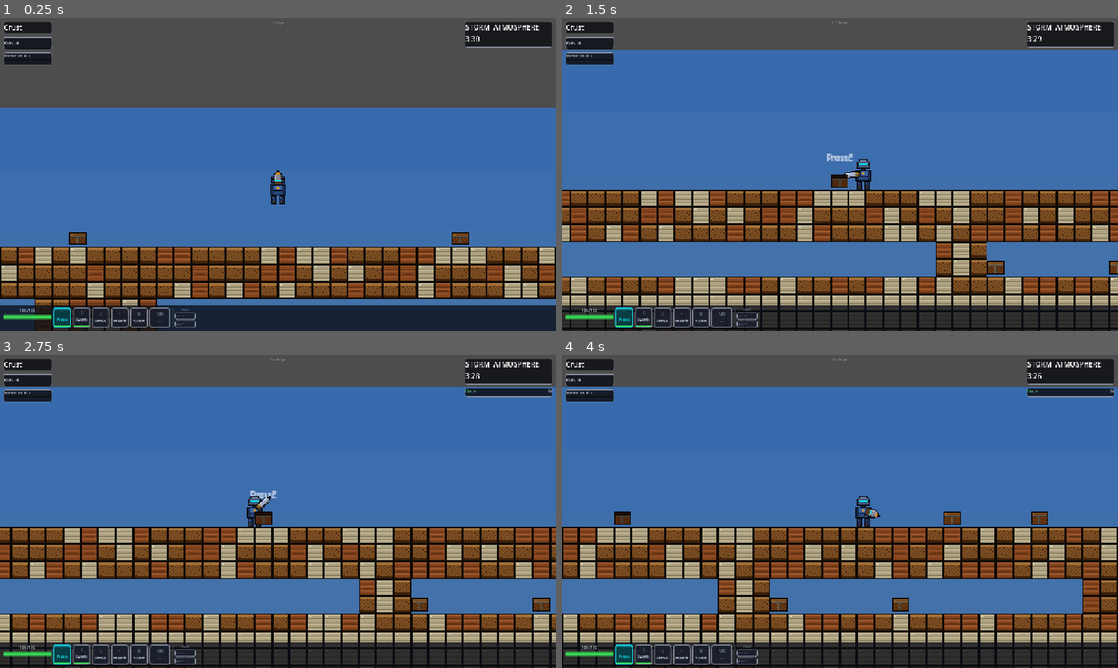
Above: before the commit, frames 1-4 (two rows, left to right).
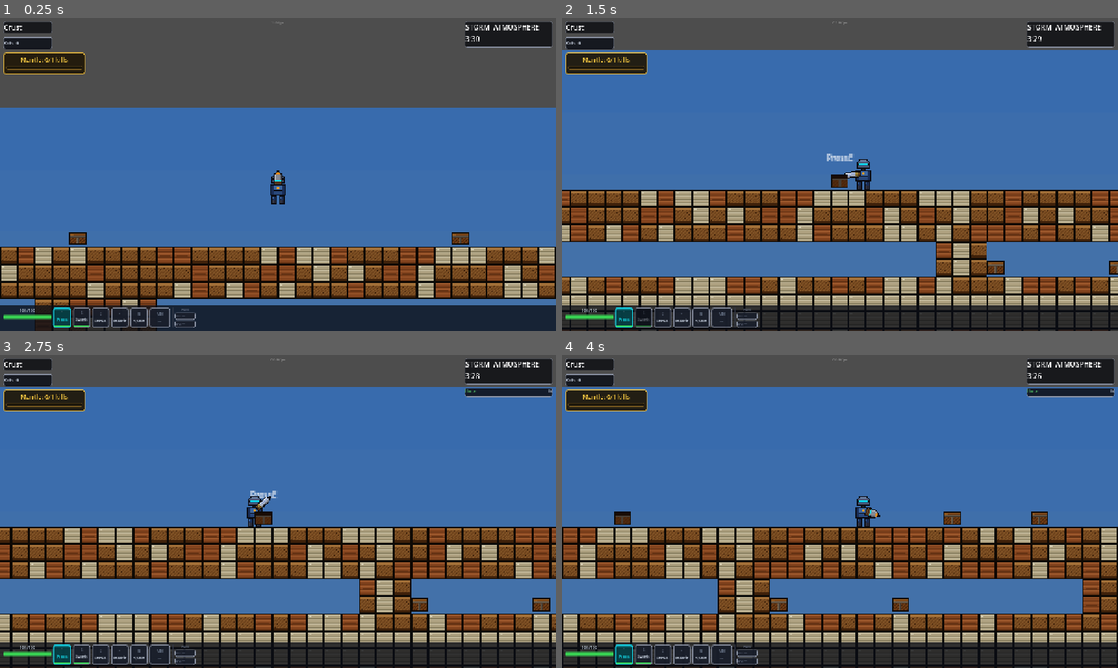
Above: after the commit, the same moments.

Repository: aeridgedev/Faultline-Repository
Game: Godot game, scene res://src/core/Main.tscn
Same seed, same stepped clock (60 frames per second), same inputs: the game is played once before the commit and once after it.
Inputs (mouse positions are in pixels of both pictures, inside the frame that each line leads up to):
- Up to frame 1 (0.25 s): no input
- Up to frame 2 (1.5 s): tap Enter at 0.5 s; move the mouse to (962, 158) at 0.52 s; press the mouse at (962, 158) at 0.53 s; hold D (move_right) from 0.53 s (still down); right-click (962, 158) at 0.6 s; tap E at 1.25 s; move the mouse to (728, 190) at 1.27 s; release the mouse at (728, 190) at 1.28 s; click (728, 190) at 1.35 s
- Up to frame 3 (2.75 s): right-click (166, 527) at 1.55 s; move the mouse to (333, 442) at 2.02 s; release D (move_right) at 2.03 s; press the mouse at (333, 442) at 2.03 s; hold A (move_left) from 2.03 s (still down); right-click (333, 442) at 2.1 s
- Up to frame 4 (4 s): tap E at 2.75 s; move the mouse to (812, 574) at 2.77 s; release A (move_left) at 2.78 s; release the mouse at (812, 574) at 2.78 s; hold D (move_right) from 2.78 s (still down); click (812, 574) at 2.85 s; right-click (812, 574) at 3.05 s; move the mouse to (1006, 558) at 3.52 s; hold Shift (sprint) from 3.53 s (still down); click (1006, 558) at 3.8 s

The runs differ from the first frame. In frame 1, 0.8% of the frame differs, in the area x 0-16%, y 10-18%; in frame 2, 0.9%, in the area x 0-16%, y 10-99%; in frame 3, 0.8%; in frame 4, 0.8%.

Commit message:
feat: implement melee combat system with hitbox-based swings and HUD cooldown indicators, and add single-block step-up movement logic.

Diff:
--- a/src/player/PlayerController.gd
+++ b/src/player/PlayerController.gd
@@ -24,7 +24,17 @@
 var _dig_target: Vector2i = Vector2i(-1, -1)
 var _dig_timer: float = 0.0
 var _dig_duration: float = 0.0  # total time for the current dig (for progress display)
-var _attack_timer: float = 0.0  # counts down while swing is active
+var _attack_timer: float = 0.0  # counts down while the swing is on cooldown
+var _attack_duration: float = 0.0  # full cooldown of the current swing (HUD ratio)
+
+# Melee hitbox: a persistent Area2D child enabled briefly at the start of each
+# swing. Bodies overlapping while it is live take the weapon's damage (once each).
+var _attack_hitbox: Area2D = null
+var _attack_collision: CollisionShape2D = null
+var _attack_shape: RectangleShape2D = null
+var _hitbox_active_timer: float = 0.0   # how long the hitbox stays live this swing
+var _swing_hit_bodies: Array = []       # bodies already damaged this swing
+var _swing_consumed: bool = false       # durability spent once per connecting swing
 
 var _dig_highlight: Node2D = null   # world-space drill target indicator
 var _dig_fill: Sprite2D = null      # fills up as the tile is mined
@@ -67,6 +77,7 @@
 	_build_held_visual()
 	_build_notify_label()
 	_build_resonance_overlay()
+	_build_attack_hitbox()
 	var dt := get_node_or_null("DescentTracker") as DescentTracker
 	if dt != null:
 		dt.descent_blocked.connect(_on_descent_blocked)
@@ -526,6 +537,10 @@
 		if _notify_timer <= 0.0:
 			_notify_label.visible = false
 
+	# Advance swing cooldown / hitbox here so they keep ticking regardless of which
+	# tool is in hand or whether the inventory panel is open.
+	_tick_attack_hitbox(delta)
+
 	_apply_gravity(delta)
 
 	if _inv_open:
@@ -539,6 +554,7 @@
 	_handle_item_use(delta)
 	_update_held_visual()
 	move_and_slide()
+	_try_step_up()
 	_wrap_horizontal()
 	_stream_terrain()
 
@@ -546,6 +562,44 @@
 func _apply_gravity(delta: float) -> void:
 	if not is_on_floor():
 		velocity.y += _gravity * delta
+
+
+# Single-block step-up: when the player walks horizontally into a ledge exactly
+# one tile high, lift the body onto it instead of being stopped flat. This is a
+# standard platformer step (no jump, no extra height) and only runs while grounded.
+#
+# It is purely LOCAL navigation over dug terrain: it only ever nudges the player
+# UP by a single tile and never touches the descend-only layer gate. DescentTracker
+# runs after this (child processes after parent) and still clamps any attempt to
+# cross a layer boundary, so re-entering upper layers remains fully blocked.
+func _try_step_up() -> void:
+	# Only step while standing on the ground and actually pressed against a wall.
+	if not is_on_floor() or not is_on_wall():
+		return
+	var direction := Input.get_axis("move_left", "move_right")
+	if direction == 0.0:
+		return
+
+	var step := float(Constants.TILE_SIZE)
+	var forward := Vector2(signf(direction) * step, 0.0)
+	var up := Vector2(0.0, -step)
+	var from := global_transform
+
+	# Must be genuinely blocked moving forward at foot level (a real ledge ahead).
+	if not test_move(from, forward):
+		return
+	# Need a full tile of headroom to rise; abort if a ceiling is in the way.
+	if test_move(from, up):
+		return
+	# After rising one tile the path forward must be clear. If it is still blocked
+	# the obstacle is taller than one tile, so this is NOT a single-block step —
+	# leave the player blocked rather than climbing it.
+	if test_move(from.translated(up), forward):
+		return
+
+	# Clear single-tile ledge: lift exactly one tile onto it. Existing horizontal
+	# velocity carries the body across and floor snapping settles it on the surface.
+	global_position.y -= step
 
 
 func _handle_movement(delta: float) -> void:
@@ -681,57 +735,123 @@
 		_handle_drill(delta)
 
 
-func _handle_sword(delta: float) -> void:
+func _handle_sword(_delta: float) -> void:
+	# The cooldown is advanced centrally in _tick_attack_hitbox so it keeps
+	# counting even if the player switches tools mid-swing. Here we only gate
+	# new swings: blocked while still on cooldown.
 	if _attack_timer > 0.0:
-		_attack_timer -= delta
-		return
-	if Input.is_action_just_pressed("drill"):  # left-click swings the equipped sword
+		return
+	if Input.is_action_just_pressed("drill"):  # left-click swings the equipped weapon
 		_try_attack()
 
 
 func _try_attack() -> void:
 	if _equipped_weapon == null or _equipped_weapon.is_broken:
 		return
-	# Swing duration = 1 / swing_speed; falls back to 0.5s while TBD.
+	# Swing cooldown = 1 / swing_speed; falls back to 0.5s while swing_speed is TBD.
 	var swing_spd: Variant = _equipped_weapon.swing_speed
 	_attack_timer = (1.0 / float(swing_spd)) if swing_spd != null else 0.5
 	# Haste relic reduces the cooldown between swings (mult > 1 = faster).
 	if _relic_manager != null:
 		_attack_timer /= _relic_manager.attack_speed_mult()
-
-	# Raycast toward mouse to find the nearest hittable PlayerStats in range.
-	var attack_dir := (get_global_mouse_position() - global_position).normalized()
+	_attack_duration = _attack_timer
+	_activate_attack_hitbox()
+
+
+# Persistent melee hitbox: an Area2D child positioned in front of the player and
+# enabled only at the start of a swing. collision_mask bit 1 covers player bodies
+# and the test dummy (terrain is filtered out by the PlayerStats lookup).
+func _build_attack_hitbox() -> void:
+	_attack_hitbox = Area2D.new()
+	_attack_hitbox.collision_layer = 0   # the hitbox itself is not detectable
+	_attack_hitbox.collision_mask = 1    # detect bodies on layer bit 1 (players + dummy)
+	_attack_hitbox.monitoring = false
+	_attack_hitbox.monitorable = false
+	add_child(_attack_hitbox)
+
+	_attack_shape = RectangleShape2D.new()
+	_attack_shape.size = Vector2(float(Constants.TILE_SIZE) * 3.0, float(Constants.TILE_SIZE) * 2.0)
+	_attack_collision = CollisionShape2D.new()
+	_attack_collision.shape = _attack_shape
+	_attack_collision.disabled = true
+	_attack_hitbox.add_child(_attack_collision)
+
+
+# Places and enables the hitbox for a short active window aimed at the cursor.
+# The rectangle spans from the player outward to the weapon's reach.
+func _activate_attack_hitbox() -> void:
+	if _attack_hitbox == null:
+		return
+	var aim := get_global_mouse_position() - global_position
+	if aim.length_squared() < 0.0001:
+		aim = Vector2.RIGHT
+	aim = aim.normalized()
 	var reach: Variant = _equipped_weapon.attack_range
 	var reach_px := float(reach) if reach != null else float(Constants.TILE_SIZE * 3)
 
-	var space := get_world_2d().direct_space_state
-	var query := PhysicsRayQueryParameters2D.create(
-			global_position,
-			global_position + attack_dir * reach_px,
-			0xFFFFFFFF,
-			[get_rid()]
-	)
-	var result := space.intersect_ray(query)
-	if result.is_empty():
-		return
-	var target_body = result.get("collider")
-	if target_body == null:
-		return
-	var target_stats: PlayerStats = target_body.get_node_or_null("PlayerStats")
-	if target_stats == null or target_stats == stats:
-		return
-
-	var dmg: Variant = _equipped_weapon.damage
-	if dmg == null:
-		return  # TBD: no base damage value yet
-	var total_dmg := float(dmg)
-	# Strength relic multiplies outgoing damage.
-	if _relic_manager != null:
-		total_dmg *= _relic_manager.damage_mult()
-	target_stats.take_damage(total_dmg)
-	if target_stats.is_dead:
-		stats.add_kill()
-	_equipped_weapon.consume_durability(1.0)
+	_attack_shape.size = Vector2(reach_px, float(Constants.TILE_SIZE) * 2.0)
+	_attack_hitbox.position = aim * (reach_px * 0.5)
+	_attack_hitbox.rotation = aim.angle()
+	_attack_collision.disabled = false
+	_attack_hitbox.monitoring = true
+	# Live for a brief slice of the swing (capped by the cooldown for very fast weapons).
+	_hitbox_active_timer = minf(0.12, _attack_duration)
+	_swing_hit_bodies.clear()
+	_swing_consumed = false
+
+
+# Ticks the swing cooldown and, while the hitbox is live, damages overlapping
+# targets. Polling get_overlapping_bodies() across the active window absorbs the
+# one-physics-frame delay before Area2D overlaps register.
+func _tick_attack_hitbox(delta: float) -> void:
+	if _attack_timer > 0.0:
+		_attack_timer = maxf(0.0, _attack_timer - delta)
+	if _hitbox_active_timer > 0.0:
+		_process_hitbox_overlaps()
+		_hitbox_active_timer -= delta
+		if _hitbox_active_timer <= 0.0:
+			_deactivate_attack_hitbox()
+
+
+func _deactivate_attack_hitbox() -> void:
+	_hitbox_active_timer = 0.0
+	if _attack_hitbox != null:
+		_attack_hitbox.monitoring = false
+	if _attack_collision != null:
+		_attack_collision.disabled = true
+
+
+func _process_hitbox_overlaps() -> void:
+	if _attack_hitbox == null or not _attack_hitbox.monitoring:
+		return
+	var dmg: Variant = _equipped_weapon.damage if _equipped_weapon != null else null
+	for body in _attack_hitbox.get_overlapping_bodies():
+		if body == self or _swing_hit_bodies.has(body):
+			continue
+		var target_stats := body.get_node_or_null("PlayerStats") as PlayerStats
+		if target_stats == null or target_stats == stats or target_stats.is_dead:
+			continue
+		_swing_hit_bodies.append(body)
+		if dmg == null:
+			continue  # TBD: no base damage value yet
+		var total_dmg := float(dmg)
+		# Strength relic multiplies outgoing damage.
+		if _relic_manager != null:
+			total_dmg *= _relic_manager.damage_mult()
+		target_stats.take_damage(total_dmg)
+		if target_stats.is_dead:
+			stats.add_kill()
+		# Durability is spent once per swing that actually connects.
+		if not _swing_consumed:
+			_swing_consumed = true
+			_equipped_weapon.consume_durability(1.0)
+
+
+# 0.0 = ready, >0.0 = fraction of the swing cooldown still remaining (for the HUD).
+func get_attack_cooldown_ratio() -> float:
+	if _attack_duration <= 0.0:
+		return 0.0
+	return clampf(_attack_timer / _attack_duration, 0.0, 1.0)
 
 
 func _wrap_horizontal() -> void:
--- a/src/ui/HUD.gd
+++ b/src/ui/HUD.gd
@@ -27,6 +27,7 @@
 var _slot_dur_bars: Array[ProgressBar] = []
 var _slot_dur_fills: Array[StyleBoxFlat] = []
 var _slot_dur_resources: Array = []   # DrillBase|WeaponBase|null per hotbar slot
+var _slot_cooldown_overlays: Array[ColorRect] = []   # weapon swing-cooldown dim, per slot
 var _inventory: InventoryManager = null
 var _player: PlayerController = null
 
@@ -83,21 +84,53 @@
 	_storm_timer.init(storm)
 	_kill_counter.init(stats)
 
-	_kill_progress_label.add_theme_font_size_override("font_size", 8)
-	_kill_progress_label.add_theme_color_override("font_color", Color(0.75, 0.80, 0.85))
+	# Prominent descent-gate display: large gold text + thick gold bar + gold-bordered
+	# panel so the kill requirement for the next layer stands out from the cyan HUD.
+	_kill_progress_label.add_theme_font_size_override("font_size", 14)
+	_kill_progress_label.add_theme_color_override("font_color", Color(1.0, 0.82, 0.28))
+	_kill_progress_label.add_theme_color_override("font_outline_color", Color(0.10, 0.06, 0.0, 0.9))
+	_kill_progress_label.add_theme_constant_override("outline_size", 3)
+	_kill_progress_label.horizontal_alignment = HORIZONTAL_ALIGNMENT_CENTER
 	var kp_fill := StyleBoxFlat.new()
-	kp_fill.bg_color = Color(0.08, 0.88, 0.96)
-	kp_fill.set_corner_radius_all(1)
+	kp_fill.bg_color = Color(1.0, 0.74, 0.16)
+	kp_fill.set_corner_radius_all(2)
 	_kill_progress_bar.add_theme_stylebox_override("fill", kp_fill)
 	var kp_bg := StyleBoxFlat.new()
-	kp_bg.bg_color = Color(0.06, 0.05, 0.05, 0.85)
+	kp_bg.bg_color = Color(0.10, 0.08, 0.04, 0.92)
+	kp_bg.set_corner_radius_all(2)
+	kp_bg.set_border_width_all(1)
+	kp_bg.border_color = Color(0.45, 0.34, 0.12, 0.9)
 	_kill_progress_bar.add_theme_stylebox_override("background", kp_bg)
+	var kp_panel := StyleBoxFlat.new()
+	kp_panel.bg_color = Color(0.13, 0.10, 0.04, 0.94)
+	kp_panel.set_corner_radius_all(5)
+	kp_panel.set_border_width_all(2)
+	kp_panel.border_color = Color(1.0, 0.78, 0.22, 0.95)
+	kp_panel.set_content_margin_all(6)
+	_kill_progress_panel.add_theme_stylebox_override("panel", kp_panel)
 	var descent_tracker: DescentTracker = player.get_node("DescentTracker")
 	descent_tracker.kill_progress_changed.connect(_on_kill_progress_changed)
 
 
 func _process(_delta: float) -> void:
 	_fps_label.text = str(Engine.get_frames_per_second()) + " fps"
+	_update_weapon_cooldown_overlay()
+
+
+# Dims the hotbar slot holding the weapon while its swing is on cooldown.
+func _update_weapon_cooldown_overlay() -> void:
+	if _player == null or _slot_cooldown_overlays.is_empty():
+		return
+	var ratio := _player.get_attack_cooldown_ratio()
+	# The weapon occupies whichever hotbar slot holds a WeaponBase resource.
+	var weapon_slot := -1
+	for i in _slot_dur_resources.size():
+		if _slot_dur_resources[i] is WeaponBase:
+			weapon_slot = i
+			break
+	for i in _slot_cooldown_overlays.size():
+		var a := (ratio * 0.65) if (i == weapon_slot and ratio > 0.0) else 0.0
+		_slot_cooldown_overlays[i].color = Color(0.02, 0.03, 0.05, a)
 
 
 func _style_health_bar() -> void:
@@ -125,7 +158,7 @@
 	var ctrl := get_node_or_null("Control")
 	if ctrl == null:
 		return
-	for panel_name in ["LayerPanel", "StormPanel", "KillCounter", "KillProgressPanel", "EffectsPanel"]:
+	for panel_name in ["LayerPanel", "StormPanel", "KillCounter", "EffectsPanel"]:
 		var panel := ctrl.get_node_or_null(panel_name)
 		if panel != null:
 			panel.add_theme_stylebox_override("panel", s.duplicate())
@@ -184,11 +217,21 @@
 		col.add_child(inner)
 		col.add_child(dur_bar)
 		panel.add_child(col)
+
+		# Swing-cooldown overlay: a full-slot dim that fades from dark (just swung)
+		# to clear (ready). PanelContainer stretches it across the slot; added last
+		# so it draws on top of the slot contents. Ignores mouse so it never blocks.
+		var cd := ColorRect.new()
+		cd.color = Color(0.02, 0.03, 0.05, 0.0)
+		cd.mouse_filter = Control.MOUSE_FILTER_IGNORE
+		panel.add_child(cd)
+
 		_hotbar_row.add_child(panel)
 		_slot_panels.append(panel)
 		_slot_labels.append(label)
 		_slot_dur_bars.append(dur_bar)
 		_slot_dur_fills.append(dur_fill)
+		_slot_cooldown_overlays.append(cd)
 
 	_highlight_slot(0)
 
--- a/src/ui/HUD.tscn
+++ b/src/ui/HUD.tscn
@@ -83,13 +83,13 @@
 anchor_bottom = 0.0
 offset_left = 8.0
 offset_top = 80.0
-offset_right = 120.0
-offset_bottom = 108.0
+offset_right = 196.0
+offset_bottom = 130.0
 visible = false
 
 [node name="VBoxContainer" type="VBoxContainer" parent="Control/KillProgressPanel"]
 layout_mode = 2
-theme_override_constants/separation = 2
+theme_override_constants/separation = 4
 
 [node name="KillLabel" type="Label" parent="Control/KillProgressPanel/VBoxContainer"]
 layout_mode = 2
@@ -97,7 +97,7 @@
 
 [node name="KillBar" type="ProgressBar" parent="Control/KillProgressPanel/VBoxContainer"]
 layout_mode = 2
-custom_minimum_size = Vector2(0, 3)
+custom_minimum_size = Vector2(0, 9)
 max_value = 1.0
 value = 0.0
 show_percentage = false
--- a/src/world/WorldGenerator.gd
+++ b/src/world/WorldGenerator.gd
@@ -16,8 +16,14 @@
 var _layer_manager: LayerManager
 var _rng: RandomNumberGenerator
 
-
-## Returns an Array of Vector2 world-space positions for TestDummy spawning (2 per layer).
+# DEV-ONLY: number of TestDummy combat targets placed per non-Core-Hollow layer,
+# spread across the layer for kill-count testing. Remove with the dummies once
+# networked players exist.
+const DUMMIES_PER_LAYER := 6
+
+
+## Returns an Array of Vector2 world-space positions for TestDummy spawning
+## (DUMMIES_PER_LAYER per non-Core-Hollow layer).
 func generate(terrain_manager: TerrainManager, layer_manager: LayerManager, seed_value: int) -> Array:
 	_terrain_manager = terrain_manager
 	_layer_manager   = layer_manager
@@ -115,10 +121,11 @@
 
 
 # ---------------------------------------------------------------------------
-# Dummy spawn positions — 2 floor positions per layer for TestDummy placement.
-# A floor position is an air cell (carved by caves) that has a solid tile directly
-# below it in world_data. Picks at 1/3 and 2/3 of the candidate list to spread
-# spawns across the layer rather than clustering at one end.
+# Dummy spawn positions — DUMMIES_PER_LAYER floor positions per layer for
+# TestDummy placement. A floor position is an air cell (carved by caves) that
+# has a solid tile directly below it in world_data. Picks are spread evenly
+# across the candidate list so dummies scatter across the layer instead of
+# clustering at one end.
 # ---------------------------------------------------------------------------
 func _append_dummy_positions(air_cells: Dictionary, world_data: Dictionary, top_tile: int, bottom_tile: int, out: Array) -> void:
 	# air_cells is column-keyed: { col -> { row -> true } }.
@@ -134,9 +141,21 @@
 				candidates.append(Vector2i(col, row))
 	if candidates.is_empty():
 		return
-	for frac: int in [3, 6]:  # picks at ~1/3 and ~2/3 of the list
-		var idx := candidates.size() * frac / 9
+	# Spread up to DUMMIES_PER_LAYER picks evenly across the candidate list.
+	# Sorting by column first keeps the even spacing meaningful across the width.
+	candidates.sort_custom(func(a: Vector2i, b: Vector2i) -> bool: return a.x < b.x)
+	var count := mini(DUMMIES_PER_LAYER, candidates.size())
+	var used := {}
+	for i in range(count):
+		# Even fractions of the list: (i+1)/(count+1) avoids both extreme ends.
+		var idx := int(round(float(i + 1) / float(count + 1) * float(candidates.size() - 1)))
 		idx = clampi(idx, 0, candidates.size() - 1)
+		# If two picks land on the same index (short list), nudge to the next free one.
+		while used.has(idx) and idx < candidates.size() - 1:
+			idx += 1
+		if used.has(idx):
+			continue
+		used[idx] = true
 		var cell: Vector2i = candidates[idx]
 		out.append(Vector2(
 			(cell.x + 0.5) * float(Constants.TILE_SIZE),
Not shown, changed: CLAUDE.md
Not shown, changed: GAME_STATE.md
